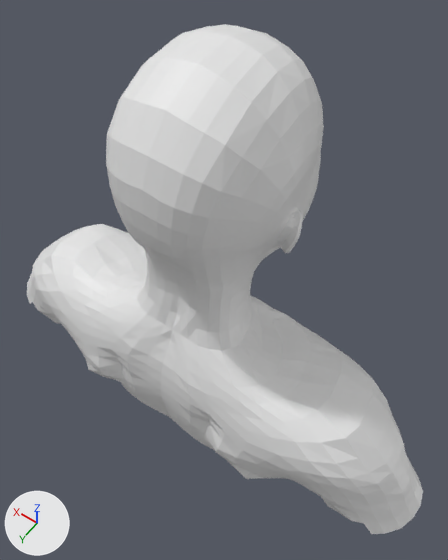
What one commit did to the glTF model apps/web/public/avatar/bust.glb.
One viewpoint serves both versions: a camera (50 mm lens) standing at (-1.01, 1.38, 1.94) and looking at (-0.08, 0.08, -0.09). The lights are fixed; the arrows at lower left show +X, +Y and +Z. The first picture is the older version.

Script lines for the objects in view, before the commit:
```python
me_bust = bpy.data.meshes.new('bust')
me_bust.from_pydata(...)  # 5028 vertices, 9948 faces; spans x -1.19..1.19, y -0.5..0.5, z -0.9..0.9
ob_bust = bpy.data.objects.new('bust', me_bust)
ob_bust.location = (0.0, 0.0, 0.0)
```
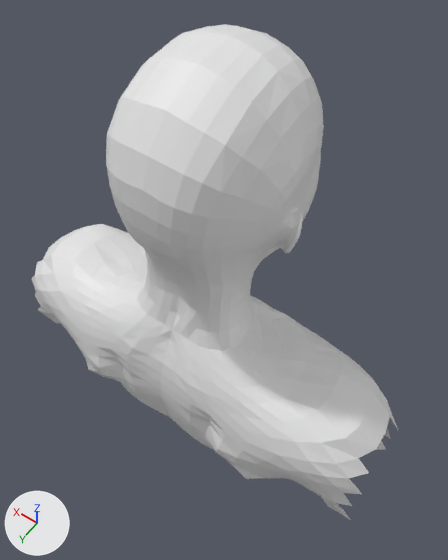
Changed parts and their boxes [x1, y1, x2, y2] in the pictures (448 x 560 px):
'bust', reshaped (7% narrower)
    before: [27, 24, 423, 534]
    after: [32, 24, 399, 520]
part 1 of me_bust, deleted
    before: [336, 417, 423, 534]
part 2 of me_bust, deleted
    before: [27, 238, 60, 310]

Edits to the bpy script that builds the scene:
```text
Change me_bust:
    used by ob_bust; location = (0.0, 0.0, 0.0)
    remove me_bust.from_pydata(...)  # 5028 vertices, 9948 faces; spans x -1.19..1.19, y -0.5..0.5, z -0.9..0.9
    add me_bust.from_pydata(...)  # 4934 vertices, 9736 faces; spans x -0.97..0.97, y -0.5..0.5, z -0.9..0.9
    me_bust part 1
    47 vertices are removed from x -1.19..-0.97, y -0.01..0.36, z -0.89..-0.5
    106 faces are deleted
    me_bust part 2
    47 vertices are removed from x 0.97..1.19, y -0.01..0.36, z -0.89..-0.5
    106 faces are deleted
```
